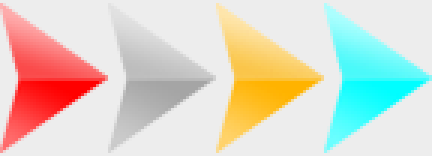
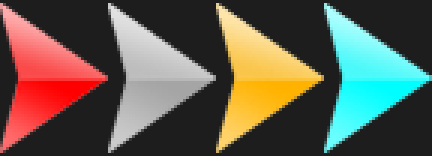
Layered file, before and after one edit (432x156). Changes by layer:
added layer "레이어 1" above "Layer 0" over box(0, 0, 432, 156)
